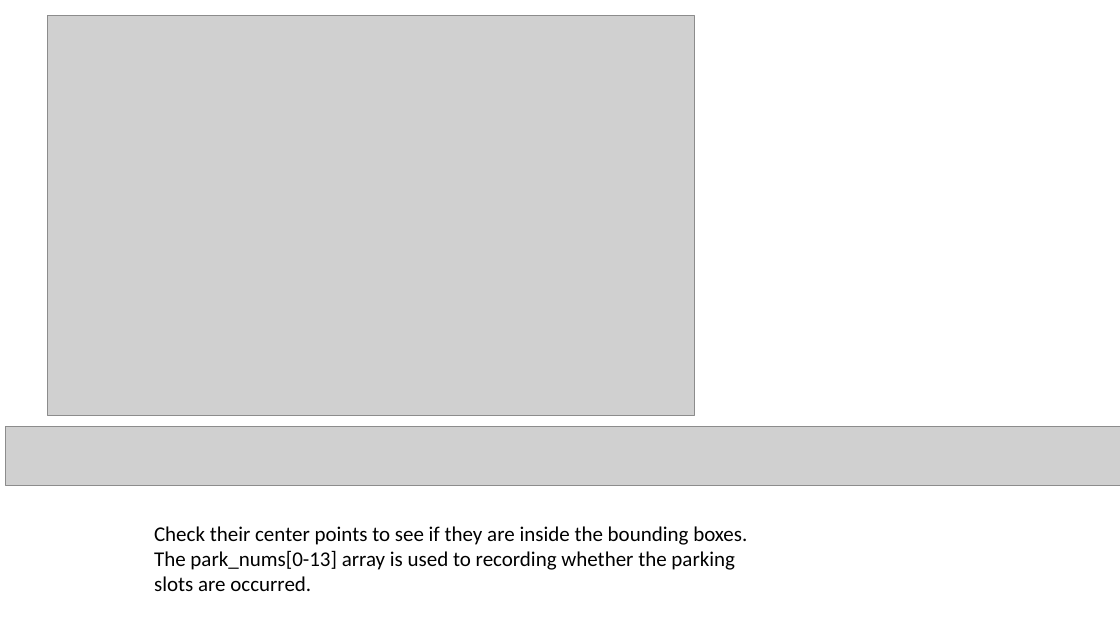
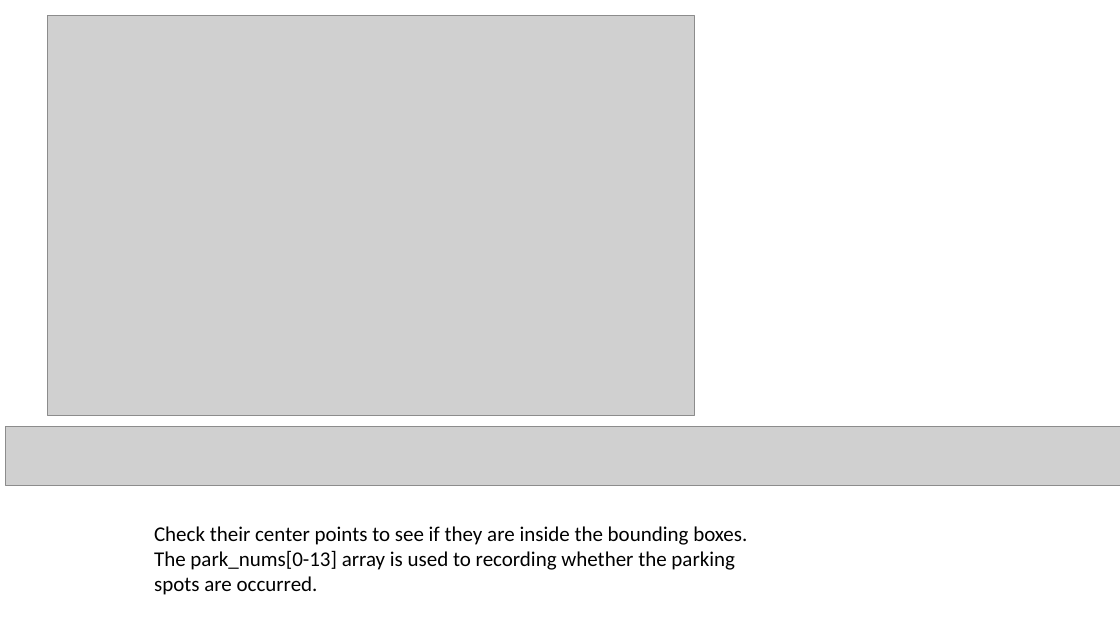
Before and after one commit to MenghuaXie/M202AFinalProject, a slide deck: slide 5 of 202_final_presentation.pptx. Drawn at 1120x630 pixels with LibreOffice and Linux fonts; fonts in the diff are those of the drawing; grey boxes stand for pictures. Boxes give left, top, right and bottom in pixels: in the first picture for what was removed or moved away, otherwise in the second. Text is boxed around its words. In the diff, an @@ line names an element or a change of style, - is before the commit and + after.

```diff
--- a/202_final_presentation.pptx
+++ b/202_final_presentation.pptx
@@ text at [154,550,735,595]: text changed @@
-The park_nums[0-13] array is used to recording whether the parking slots are occurred.
+The park_nums[0-13] array is used to recording whether the parking spots are occurred.
```
Also in this commit, not shown: 4 other slides changed, 1 other file.
